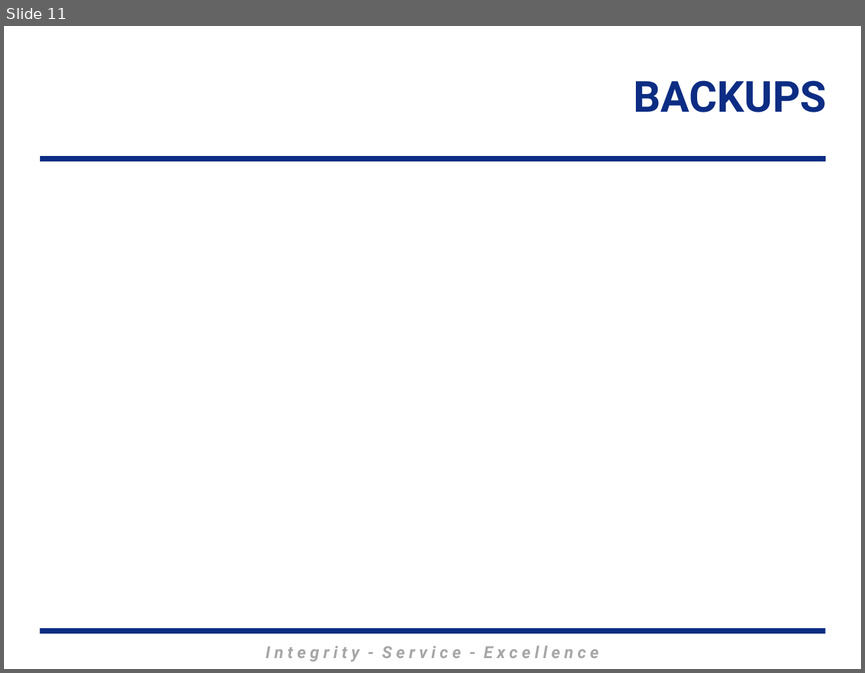
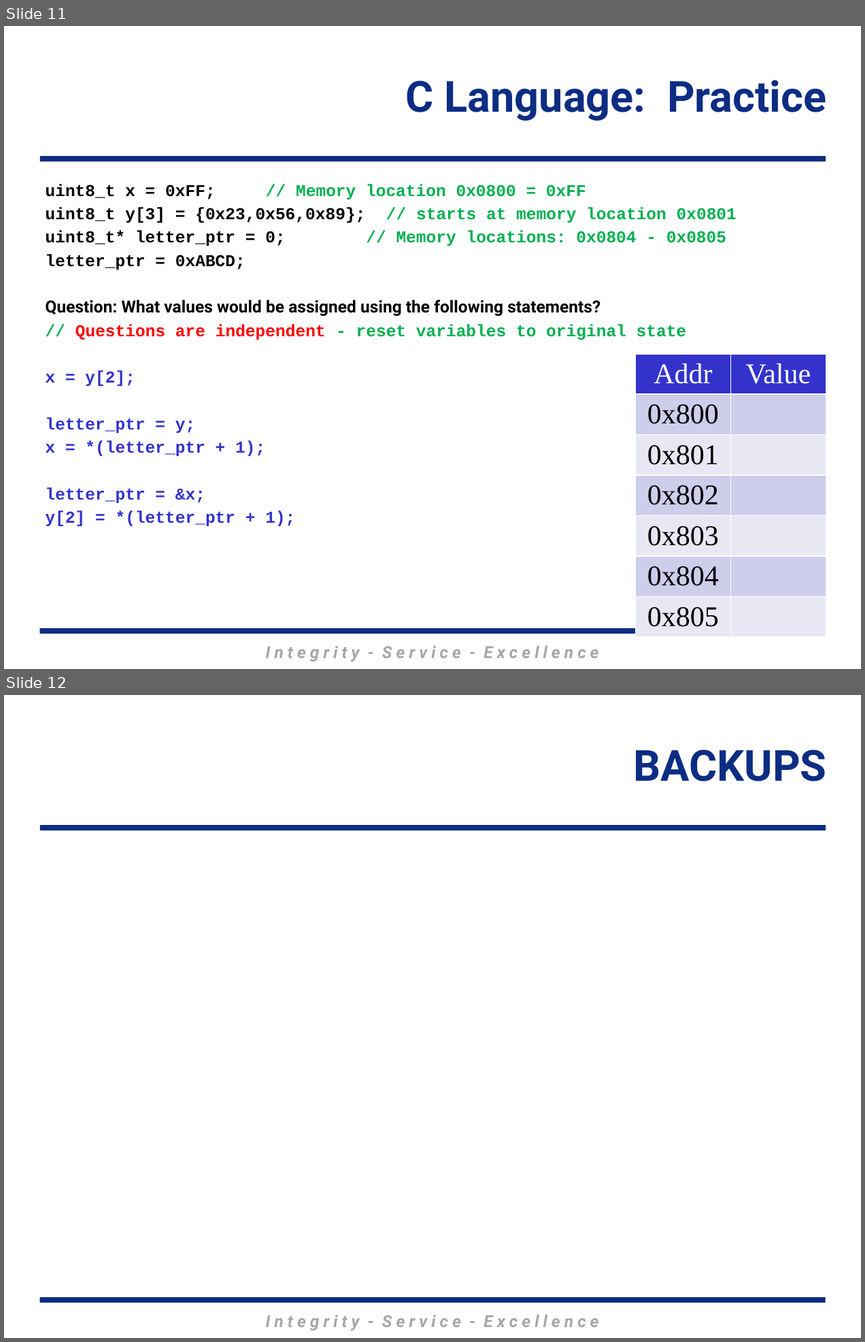
Before and after one commit to MarsUniversity/ECE382, a slide deck: source/lessons/lsn22-23/Lsn22-23.pptx. Shown one above the other, each under a label of ours: slide 11 before the commit, slides 11 and 12 after it. The pictures are 865x673 and 865x1342 pixels, drawn with LibreOffice and Linux fonts; fonts in the diff are those of the drawing; background and template pictures are left out. Boxes give left, top, right and bottom in pixels: in the first picture for what was removed or moved away, otherwise in the second. Text is boxed around its words. In the diff, an @@ line names an element or a change of style, - is before the commit and + after.

```diff
--- a/source/lessons/lsn22-23/Lsn22-23.pptx
+++ b/source/lessons/lsn22-23/Lsn22-23.pptx
@@ slide 11 added at <box>4,26,861,669</box>, background #FFFFFF; not listed: 3 template elements that a slide beside it also shows @@
@@ title added at <box>406,80,826,121</box>, 36 pt, text #0C2D83, bold @@
+C Language: Practice
@@ text added at <box>45,184,736,526</box>, 14 pt, text #000000, bold @@
+uint8_t x = 0xFF; // Memory location 0x0800 = 0xFF
+uint8_t y[3] = {0x23,0x56,0x89}; // starts at memory location 0x0801
+uint8_t* letter_ptr = 0; // Memory locations: 0x0804 - 0x0805
+letter_ptr = 0xABCD;
+Question: What values would be assigned using the following statements?
+// Questions are independent - reset variables to original state
+x = y[2];
+letter_ptr = y;
+x = *(letter_ptr + 1);
+letter_ptr = &x;
+y[2] = *(letter_ptr + 1);
@@ table added at <box>636,353,825,629</box>, 7 rows, 2 columns @@
+Addr | Value
+0x800 | 
+0x801 | 
+0x802 | 
+0x803 | 
+0x804 | 
+0x805 | 
@@ what was slide 11 is now slide 12 @@
```
Also in this commit, not shown: 4 slides changed, 1 other file.
